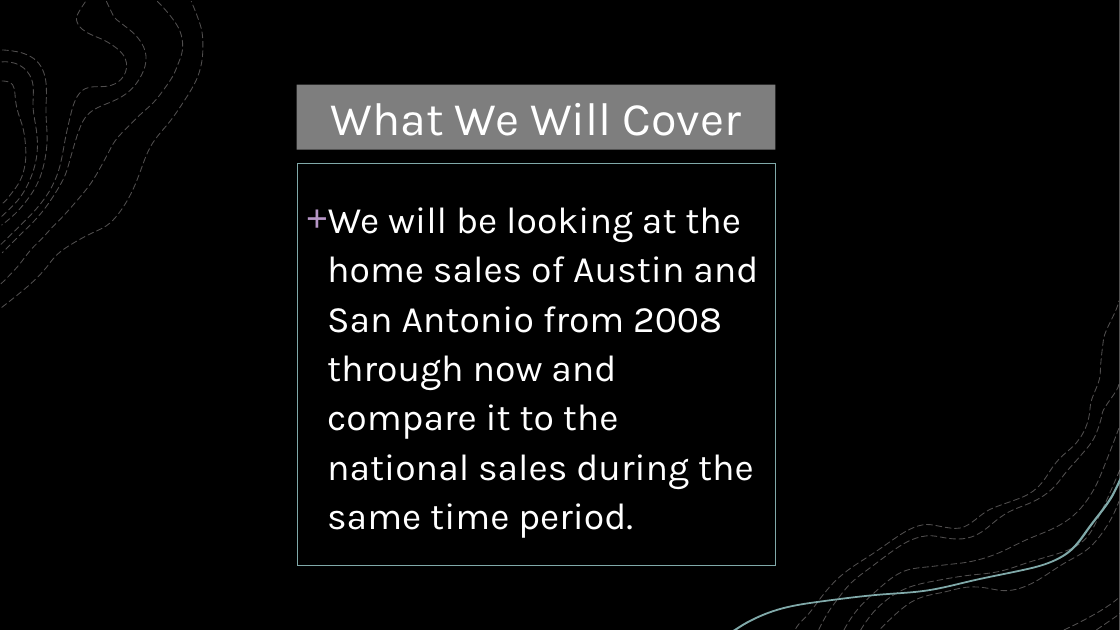
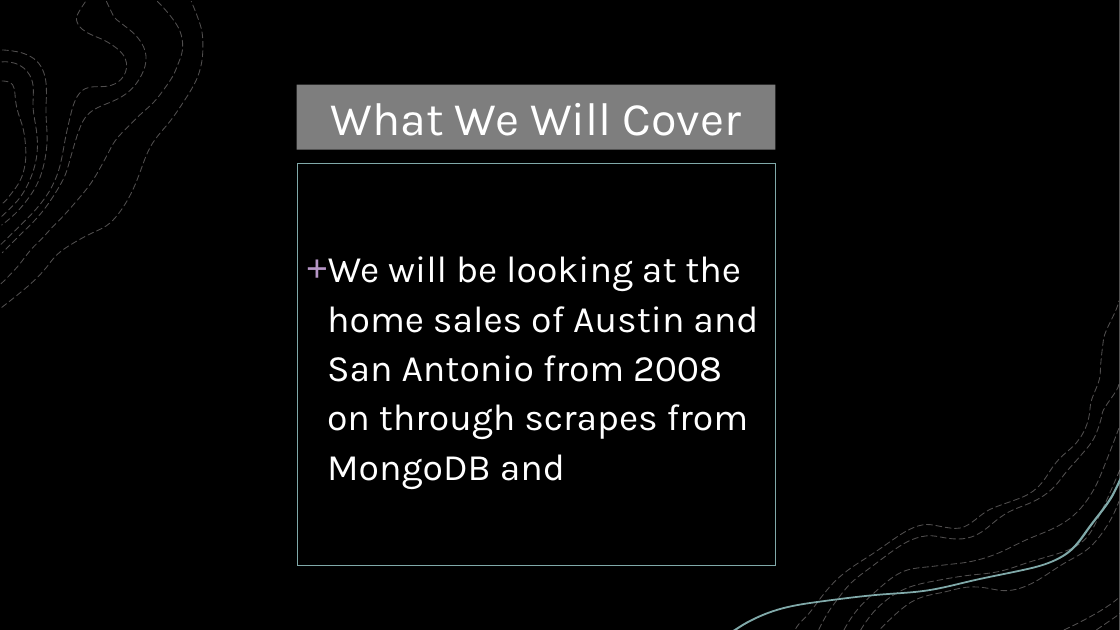
Before and after one commit to jtell32/Project-2, a slide deck: slide 2 of Project 2 (Group 4).pptx. Drawn at 1120x630 pixels with LibreOffice and Linux fonts; fonts in the diff are those of the drawing; background and template pictures are left out. Boxes give left, top, right and bottom in pixels: in the first picture for what was removed or moved away, otherwise in the second. Text is boxed around its words. In the diff, an @@ line names an element or a change of style, - is before the commit and + after.

Commit message:
updating pptx

```diff
--- a/Project 2 (Group 4).pptx
+++ b/Project 2 (Group 4).pptx
@@ text at (327, 256, 758, 490): text changed @@
-+ We will be looking at the home sales of Austin and San Antonio from 2008 through now and compare it to the national sales during the same time period.
++ We will be looking at the home sales of Austin and San Antonio from 2008 on through scrapes from MongoDB and
```
Also in this commit, not shown: 2 other slides changed, 3 slides added, 3 slides removed, 1 other file.
